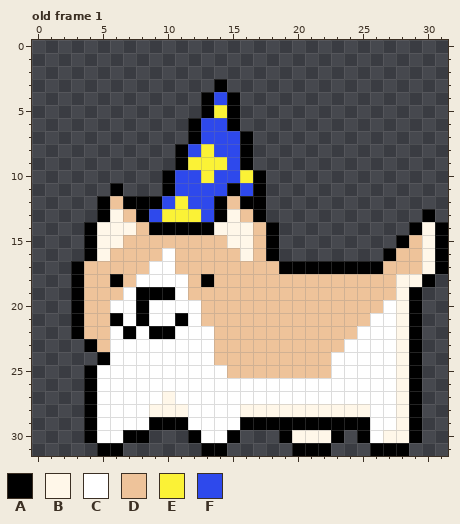
Pixel-art file: assets/wizard_dog.aseprite. The picture above was drawn from the file before the commit.
32x32 pixels, 12 frames. Shown: old frame 1.
Visible layers, top first: "Layer 2", "Layer 1".
Palette (. is transparent): A #000000  B #fff7e9  C #ffffff  D #eec39a  E #fbf236  F #2e49ec
Pixels before, old frame 1, first column x 3:
 3 ...........A.................
 4 ..........AFA................
 5 ..........AEA................
 6 .........AFFA................
 7 .........AFFFA...............
 8 ........AFEFFA...............
 9 ........AEEEFA...............
10 .......AFFEFFEA..............
11 ...A...AFFFFAFA..............
12 ..ADAAAFEFFADAA..............
13 ..ABDAFEEEFABDA............A.
14 .ABBBDAAAAABBBDA..........ABA
15 .ABBDDDDDDDDBBDA.........ADBA
16 .ABDDDDCDDDDDBDA........ADDBA
17 ADDDDDCCDDDDDDDDAAAAAAAADDDBA
18 ADDADCCCCDADDDDDDDDDDDDDDBBA.
19 ADDDCAAACDDDDDDDDDDDDDDDDBA..
20 ADDCCACCCCDDDDDDDDDDDDDDCBA..
21 ADDACACCACDDDDDDDDDDDDDCCBA..
22 ADDCACAACCCDDDDDDDDDDDCCCBA..
23 .ADCCCCCCCCDDDDDDDDDDCCCCBA..
24 ..ACCCCCCCCDDDDDDDDDCCCCCBA..
25 .ACCCCCCCCCCDDDDDDDDCCCCCBA..
26 .ACCCCCCCCCCCCCCCCCCCCCCCBA..
27 .ACCCCCBCCCCCCCCCCCCCCCCCBA..
28 .ACCCCBBBCCCCBBBBBBBBBBCCBA..
29 .ACCCCAAACCCCAAAAAAAAAACCBA..
30 .ACCAA...ACCA...ABBBA.ACBBA..
31 ..AA......AA.....AAA...AAA...
New version:
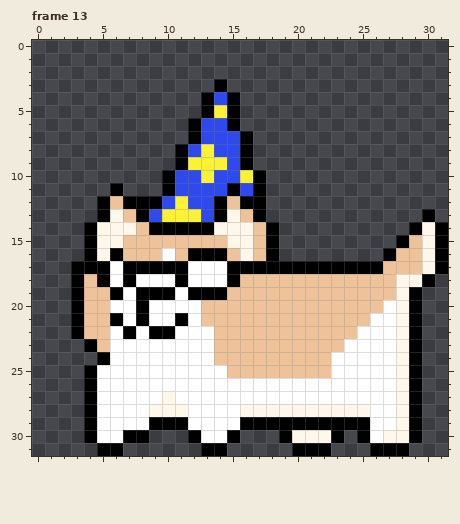
A new or re-ordered frame is compared with the old frame closest to it.
Difference:
frames 12 -> 13
layer "Layer 3" added
Frame 13 is new; against old frame 1, layer "Layer 3":
y 16: x 6 D -> A; x 12..14 DDD -> AAA
y 17: x 4..18 DDDDDCCDDDDDDDD -> AACAAAAACCCAAAA
y 18: x 5..7 DAD -> ACA; x 11..15 CDADD -> ACCCA
y 19: x 6 D -> A; x 12..14 DDD -> AAA
Where, in picture pixels (left, top, right, bottom), the same in both pictures:
changed: (84, 248, 279, 300)
